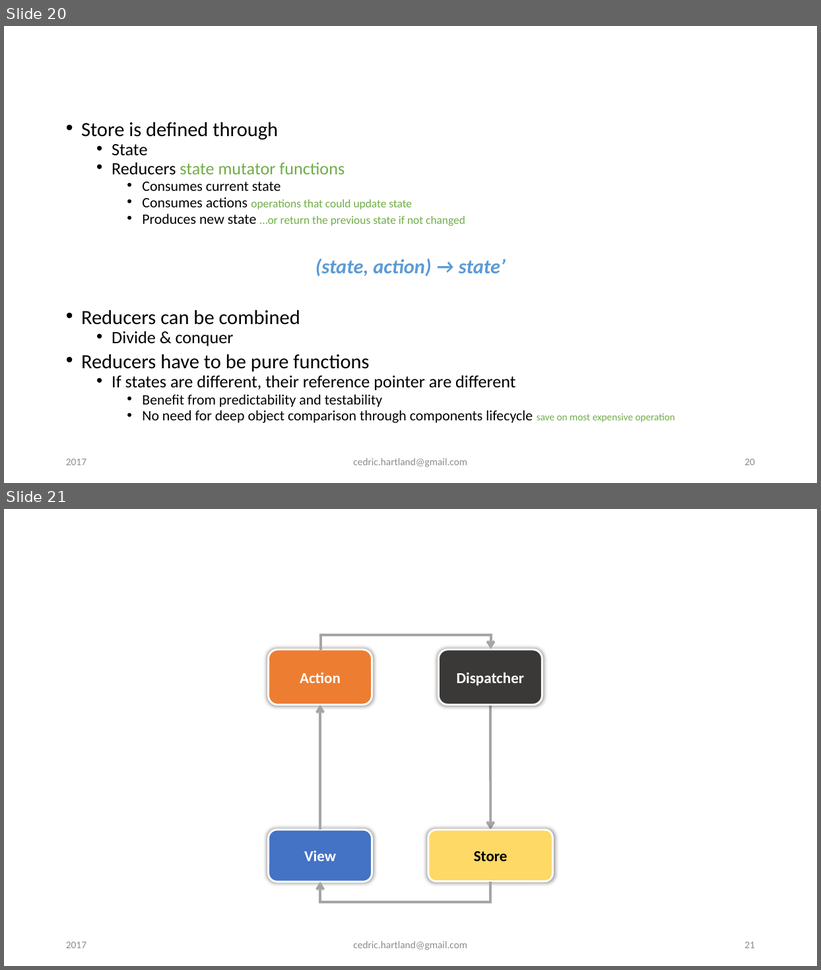
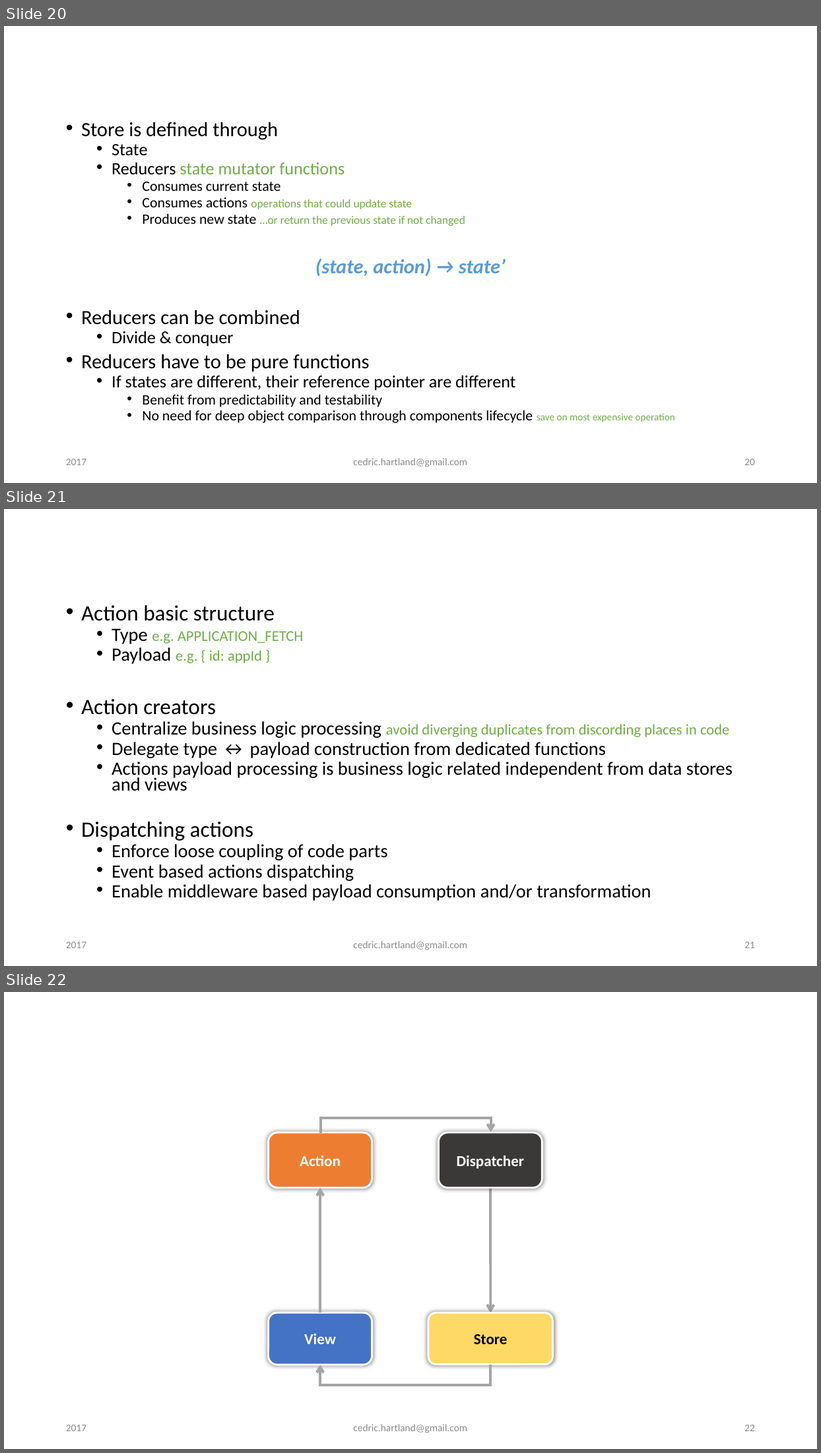
Before and after one commit to gigacool/react-redux-presentation, a slide deck: docs/React & Redux.pptx. Shown one above the other, each under a label of ours: slides 20 and 21 before the commit, slides 20, 21 and 22 after it. The pictures are 821x970 and 821x1453 pixels, drawn with LibreOffice and Linux fonts; fonts in the diff are those of the drawing; background and template pictures are left out. Boxes give left, top, right and bottom in pixels: in the first picture for what was removed or moved away, otherwise in the second. Text is boxed around its words. In the diff, an @@ line names an element or a change of style, - is before the commit and + after.

Commit message:
add basic explainations on actions

```diff
--- a/docs/React & Redux.pptx
+++ b/docs/React & Redux.pptx
@@ slide 21 added at <box>4,509,817,966</box>, background #FFFFFF @@
@@ title added at <box>60,533,762,591</box>, 36 pt, text #FFFFFF @@
+Actions
@@ text added at <box>81,605,733,901</box>, 22.2 pt, text #000000 @@
+• Action basic structure
+  • Type e.g. APPLICATION_FETCH
+  • Payload e.g. { id: appId }
+• Action creators
+  • Centralize business logic processing avoid diverging duplicates from discording places in code
+  • Delegate type ↔ payload construction from dedicated functions
+  • Actions payload processing is business logic related independent from data stores and views
+• Dispatching actions
+  • Enforce loose coupling of code parts
+  • Event based actions dispatching
+  • Enable middleware based payload consumption and/or transformation
@@ text added at <box>66,942,86,949</box>, 12 pt, text #8C8C8C @@
+2017
@@ text added at <box>353,941,467,951</box>, 12 pt, text #8C8C8C @@
+cedric.hartland@gmail.com
@@ page number added at <box>745,942,755,949</box>, 12 pt, text #8C8C8C @@
+21
@@ what was slide 21 is now slide 22 @@
@@ page number at <box>745,1425,755,1432</box>: text changed @@
-21
+22
```
